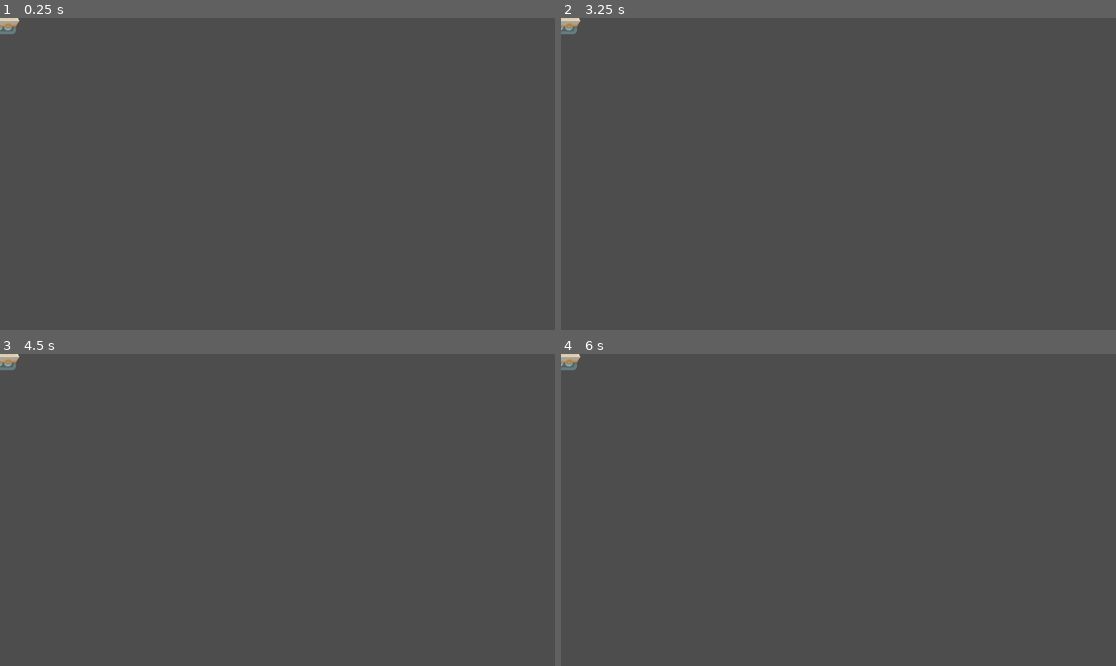
Above: before the commit, frames 1-4 (two rows, left to right).
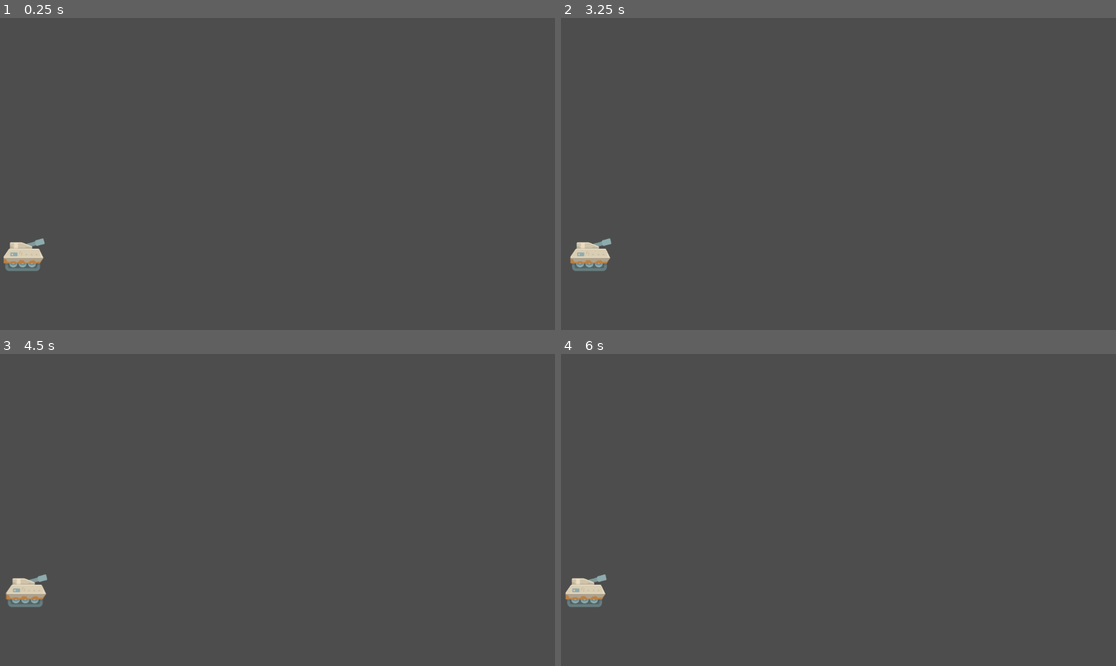
Above: after the commit, the same moments.

Repository: KristoByte/DreamTanks
Game: Godot game, scene res://player.tscn
Two runs of this game, one before a commit and one after it. Both use one fixed random seed, a clock stepped at 60 frames per second and the inputs below. This scene is started directly instead of the project's main scene.
Inputs:
- Up to frame 1 (0.25 s): no input
- Up to frame 2 (3.25 s): tap Enter at 0.5 s; hold D (move_right, bound only after the commit) 0.53-1.28 s; hold A (move_left, bound only after the commit) 1.28-2.03 s; hold D (move_right, bound only after the commit) from 2.03 s (still down)
- Up to frame 3 (4.5 s): release D (move_right, bound only after the commit) at 3.53 s; hold A (move_left, bound only after the commit) from 3.53 s (still down)
- Up to frame 4 (6 s): tap Space at 5.75 s; release A (move_left, bound only after the commit) at 5.78 s; hold D (move_right, bound only after the commit) from 5.78 s (still down)

The runs differ from the first frame. In frame 1, 0.7% of the frame differs, in the area x 0-9%, y 0-82%; in frame 2, 0.7%; in frame 3, 0.7%; in frame 4, 0.7%.

Commit message:
added player script

Diff:
--- /dev/null
+++ b/player.gd
@@ -0,0 +1,33 @@
+extends Area2D
+signal hit
+
+@export var speed = 10
+var screen_size
+
+# Called when the node enters the scene tree for the first time.
+func _ready():
+	screen_size = get_viewport_rect().size
+	#adding hide() here will hide the tank
+
+
+# Called every frame. 'delta' is the elapsed time since the previous frame.
+func _process(delta):
+	var velocity = Vector2.ZERO
+	if Input.is_action_pressed("move_right"):
+		velocity.x += 1
+	if Input.is_action_pressed("move_left"):
+		velocity.x -= 1
+	#add input actions for aim and shoot (add animation for aim that makes frame 1 the aim up)
+
+	if velocity.length() > 0:
+		velocity = velocity.normalized() * speed
+		$AnimatedSprite2D.play()
+	else:
+		$AnimatedSprite2D.stop()
+
+	position += velocity * delta
+	position = position.clamp(Vector2.ZERO, screen_size)
+
+	if velocity.x != 0:
+		$AnimatedSprite2D.animation = "default"
+		#make sure to add another if to check if player has been hit to play other animations
--- a/player.tscn
+++ b/player.tscn
@@ -1,5 +1,6 @@
-[gd_scene load_steps=6 format=3 uid="uid://df070s4xww1fk"]
+[gd_scene load_steps=7 format=3 uid="uid://df070s4xww1fk"]
 
+[ext_resource type="Script" path="res://player.gd" id="1_g8e48"]
 [ext_resource type="Texture2D" uid="uid://o7cfs378qpd4" path="res://Assets/tanks_tankDesert1.png" id="1_tckxp"]
 [ext_resource type="Texture2D" uid="uid://dboe0fx4q4if" path="res://Assets/OpenTank.png" id="2_5euuq"]
 [ext_resource type="Texture2D" uid="uid://b864fcuf4t13l" path="res://Assets/OpenTank2.png" id="3_g7ld5"]
@@ -35,10 +36,12 @@
 size = Vector2(81, 59)
 
 [node name="Player" type="Area2D"]
+script = ExtResource("1_g8e48")
 
 [node name="AnimatedSprite2D" type="AnimatedSprite2D" parent="."]
 sprite_frames = SubResource("SpriteFrames_jyi0a")
+offset = Vector2(50, 492)
 
 [node name="CollisionShape2D" type="CollisionShape2D" parent="."]
-position = Vector2(-2, 3)
+position = Vector2(48, 496)
 shape = SubResource("RectangleShape2D_aq6nq")
--- a/project.godot
+++ b/project.godot
@@ -14,3 +14,32 @@
 run/main_scene="res://background.tscn"
 config/features=PackedStringArray("4.3", "Forward Plus")
 config/icon="res://icon.svg"
+
+[input]
+
+move_right={
+"deadzone": 0.5,
+"events": [Object(InputEventKey,"resource_local_to_scene":false,"resource_name":"","device":-1,"window_id":0,"alt_pressed":false,"shift_pressed":false,"ctrl_pressed":false,"meta_pressed":false,"pressed":false,"keycode":0,"physical_keycode":68,"key_label":0,"unicode":100,"location":0,"echo":false,"script":null)
+]
+}
+move_left={
+"deadzone": 0.5,
+"events": [Object(InputEventKey,"resource_local_to_scene":false,"resource_name":"","device":-1,"window_id":0,"alt_pressed":false,"shift_pressed":false,"ctrl_pressed":false,"meta_pressed":false,"pressed":false,"keycode":0,"physical_keycode":65,"key_label":0,"unicode":97,"location":0,"echo":false,"script":null)
+]
+}
+shoot={
+"deadzone": 0.5,
+"events": [Object(InputEventMouseButton,"resource_local_to_scene":false,"resource_name":"","device":-1,"window_id":0,"alt_pressed":false,"shift_pressed":false,"ctrl_pressed":false,"meta_pressed":false,"button_mask":1,"position":Vector2(84, 18),"global_position":Vector2(93, 64),"factor":1.0,"button_index":1,"canceled":false,"pressed":true,"double_click":false,"script":null)
+, Object(InputEventKey,"resource_local_to_scene":false,"resource_name":"","device":-1,"window_id":0,"alt_pressed":false,"shift_pressed":false,"ctrl_pressed":false,"meta_pressed":false,"pressed":false,"keycode":0,"physical_keycode":32,"key_label":0,"unicode":32,"location":0,"echo":false,"script":null)
+]
+}
+aim_up={
+"deadzone": 0.5,
+"events": [Object(InputEventMouseButton,"resource_local_to_scene":false,"resource_name":"","device":-1,"window_id":0,"alt_pressed":false,"shift_pressed":false,"ctrl_pressed":false,"meta_pressed":false,"button_mask":0,"position":Vector2(0, 0),"global_position":Vector2(0, 0),"factor":1.0,"button_index":4,"canceled":false,"pressed":false,"double_click":false,"script":null)
+]
+}
+aim_down={
+"deadzone": 0.5,
+"events": [Object(InputEventMouseButton,"resource_local_to_scene":false,"resource_name":"","device":-1,"window_id":0,"alt_pressed":false,"shift_pressed":false,"ctrl_pressed":false,"meta_pressed":false,"button_mask":16,"position":Vector2(234, 25),"global_position":Vector2(243, 71),"factor":1.0,"button_index":5,"canceled":false,"pressed":true,"double_click":false,"script":null)
+]
+}
